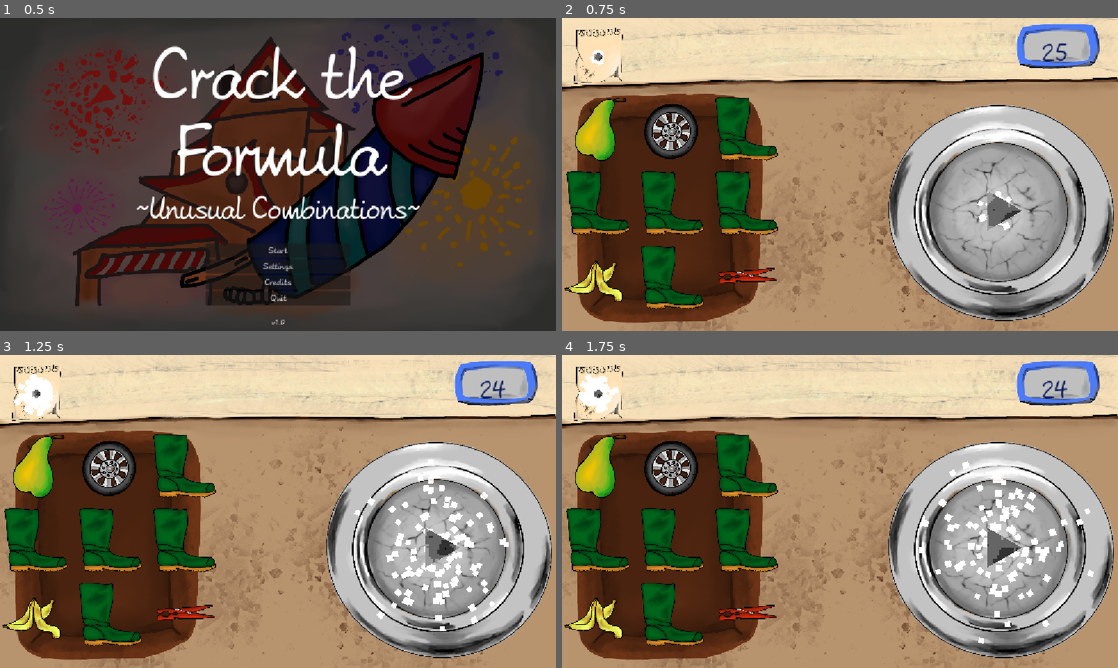
Above: before the commit, frames 1-4 (two rows, left to right).
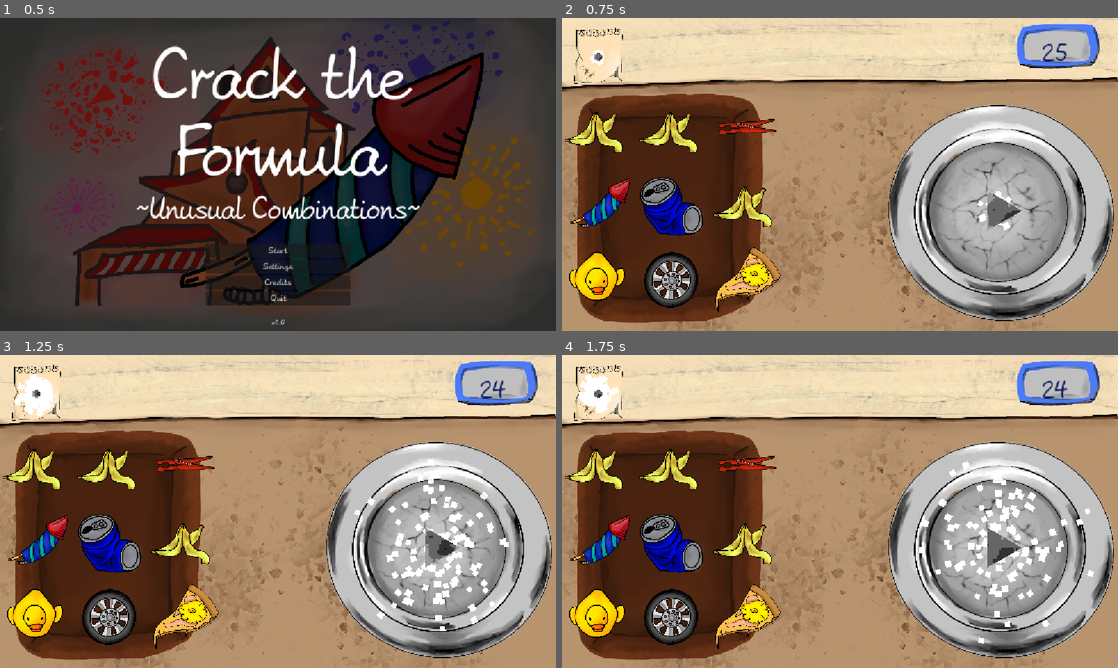
Above: after the commit, the same moments.

Repository: KIT-GameJam/Firework-Craft
Game: Godot game, scene res://gamemanager/gamemanager.tscn
The game is run twice, just before and just after one commit, with the same random seed, the same clock (stepped at 60 frames per second) and the same inputs.
Inputs (mouse positions are in pixels of both pictures, inside the frame that each line leads up to):
- Up to frame 1 (0.5 s): no input
- Up to frame 2 (0.75 s): click "Start" at 0.5 s
- Up to frame 3 (1.25 s): no input
- Up to frame 4 (1.75 s): tap Enter at 1.25 s; move the mouse to (600, 392) at 1.27 s; hold D (move_right) from 1.28 s (still down); click (600, 392) at 1.42 s

Frame 1 is identical in both runs. In frame 2, 13% of the frame differs, in the area x 0-40%, y 25-94%; in frame 3, 13%; in frame 4, 13%.
Error before the commit: Parse Error: Class "FireworkResource" hides a global script class. (res://entities/Ingredients/fireworkResource.gd:2)

Commit message:
add rocket and can ingredient

Diff:
--- /dev/null
+++ b/entities/ingredients/can_ingredient.tscn
@@ -0,0 +1,14 @@
+[gd_scene load_steps=5 format=3 uid="uid://bjdur4wfp1wuv"]
+
+[ext_resource type="PackedScene" uid="uid://d5ph0vlkp1tu" path="res://entities/ingredients/abstractIngredient.tscn" id="1_ymhfd"]
+[ext_resource type="Texture2D" uid="uid://cpaxiudiygix0" path="res://textures/ingredients/can.png" id="2_uivip"]
+[ext_resource type="Script" uid="uid://dfnp38cb0upof" path="res://entities/ingredients/fireworkResource.gd" id="3_6t4t4"]
+
+[sub_resource type="Resource" id="Resource_pc31v"]
+script = ExtResource("3_6t4t4")
+size_modifier = -3
+color_modifier = -3
+
+[node name="AbstractResourceObject" instance=ExtResource("1_ymhfd")]
+texture = ExtResource("2_uivip")
+resourceData = SubResource("Resource_pc31v")
--- /dev/null
+++ b/entities/ingredients/rocket_ingredient.tscn
@@ -0,0 +1,16 @@
+[gd_scene load_steps=5 format=3 uid="uid://cxahalsyfykks"]
+
+[ext_resource type="PackedScene" uid="uid://d5ph0vlkp1tu" path="res://entities/ingredients/abstractIngredient.tscn" id="1_kwghi"]
+[ext_resource type="Texture2D" uid="uid://lkmh6jwgm0b2" path="res://textures/ingredients/rocket.png" id="2_1278c"]
+[ext_resource type="Script" uid="uid://dfnp38cb0upof" path="res://entities/ingredients/fireworkResource.gd" id="3_vgapr"]
+
+[sub_resource type="Resource" id="Resource_lmebq"]
+script = ExtResource("3_vgapr")
+size_modifier = 3
+color_modifier = 3
+corner_modifier = 8
+metadata/_custom_type_script = "uid://dfnp38cb0upof"
+
+[node name="AbstractResourceObject" instance=ExtResource("1_kwghi")]
+texture = ExtResource("2_1278c")
+resourceData = SubResource("Resource_lmebq")
--- a/levels/main_level.tscn
+++ b/levels/main_level.tscn
@@ -1,16 +1,18 @@
-[gd_scene load_steps=14 format=3 uid="uid://cyfvcuxi210mg"]
+[gd_scene load_steps=16 format=3 uid="uid://cyfvcuxi210mg"]
 
 [ext_resource type="Script" uid="uid://23td8m5q5kxt" path="res://levels/main_level.gd" id="1_ilwad"]
 [ext_resource type="Theme" uid="uid://hheneshfv1b2" path="res://ui/themes/your_theme.tres" id="1_yb8kn"]
 [ext_resource type="Texture2D" uid="uid://dql4xoxu7o26a" path="res://textures/counter.png" id="2_yb8kn"]
-[ext_resource type="PackedScene" uid="uid://bhnbko3x404ly" path="res://entities/Ingredients/banana_ingredient.tscn" id="3_wg11f"]
+[ext_resource type="PackedScene" uid="uid://bhnbko3x404ly" path="res://entities/ingredients/banana_ingredient.tscn" id="3_wg11f"]
 [ext_resource type="PackedScene" uid="uid://c03f4e3i006pp" path="res://entities/flask/flask.tscn" id="4_55n5f"]
-[ext_resource type="PackedScene" uid="uid://chy3b0lrltp2s" path="res://entities/ingredients/boot_ingredient.tscn" id="4_ggk2x"]
-[ext_resource type="PackedScene" uid="uid://0hrn73cx62cs" path="res://entities/ingredients/clip_ingredient.tscn" id="5_5br84"]
-[ext_resource type="PackedScene" uid="uid://cf7pp0uc3xhg4" path="res://entities/ingredients/ducky_ingredient.tscn" id="7_arlwx"]
-[ext_resource type="PackedScene" path="res://entities/ingredients/pear_ingredient.tscn" id="8_5br84"]
-[ext_resource type="PackedScene" uid="uid://by3x2crtpc51a" path="res://entities/Ingredients/tire_ingredient.tscn" id="8_t6wdf"]
-[ext_resource type="PackedScene" path="res://entities/ingredients/pizza_ingredient.tscn" id="9_arlwx"]
+[ext_resource type="PackedScene" uid="uid://c3b0ii5sxk6bg" path="res://entities/ingredients/boot_ingredient.tscn" id="4_ggk2x"]
+[ext_resource type="PackedScene" uid="uid://dfgy1oledarig" path="res://entities/ingredients/clip_ingredient.tscn" id="5_5br84"]
+[ext_resource type="PackedScene" uid="uid://7vwmnpeyubxc" path="res://entities/ingredients/ducky_ingredient.tscn" id="7_arlwx"]
+[ext_resource type="PackedScene" uid="uid://v4ji6exn8ngp" path="res://entities/ingredients/pear_ingredient.tscn" id="8_5br84"]
+[ext_resource type="PackedScene" uid="uid://by3x2crtpc51a" path="res://entities/ingredients/tire_ingredient.tscn" id="8_t6wdf"]
+[ext_resource type="PackedScene" uid="uid://b6k0ge2uyxh01" path="res://entities/ingredients/pizza_ingredient.tscn" id="9_arlwx"]
+[ext_resource type="PackedScene" uid="uid://bjdur4wfp1wuv" path="res://entities/ingredients/can_ingredient.tscn" id="10_p6yen"]
+[ext_resource type="PackedScene" uid="uid://cxahalsyfykks" path="res://entities/ingredients/rocket_ingredient.tscn" id="11_v1ssk"]
 
 [sub_resource type="StyleBoxEmpty" id="StyleBoxEmpty_43k3a"]
 
@@ -29,7 +31,7 @@
 size_flags_vertical = 3
 theme = ExtResource("1_yb8kn")
 script = ExtResource("1_ilwad")
-ingredient_scenes = Array[PackedScene]([ExtResource("3_wg11f"), ExtResource("4_ggk2x"), ExtResource("5_5br84"), ExtResource("7_arlwx"), ExtResource("8_t6wdf"), ExtResource("8_5br84"), ExtResource("9_arlwx")])
+ingredient_scenes = Array[PackedScene]([ExtResource("3_wg11f"), ExtResource("4_ggk2x"), ExtResource("5_5br84"), ExtResource("7_arlwx"), ExtResource("8_t6wdf"), ExtResource("8_5br84"), ExtResource("9_arlwx"), ExtResource("10_p6yen"), ExtResource("11_v1ssk")])
 
 [node name="TextureRect" type="TextureRect" parent="."]
 layout_mode = 1
Not shown, added: entities/ingredients/fireworkResource.gd.uid
Binary file added: textures/ingredients/can.png
Not shown, added: textures/ingredients/can.png.import
Binary file added: textures/ingredients/rocket.png
Not shown, added: textures/ingredients/rocket.png.import
